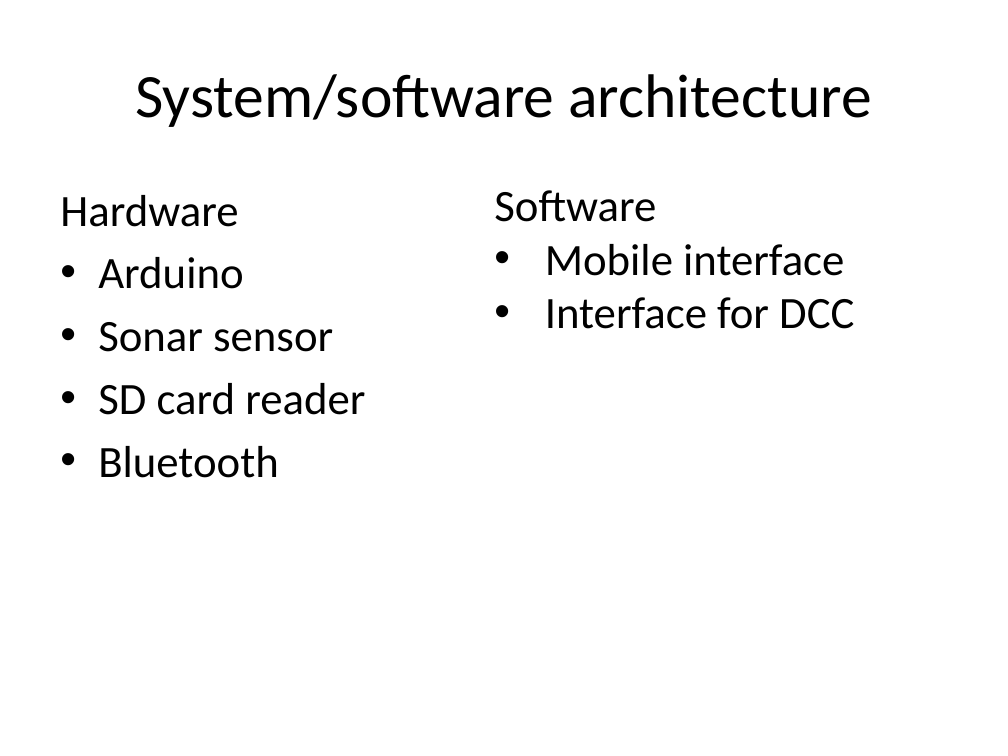
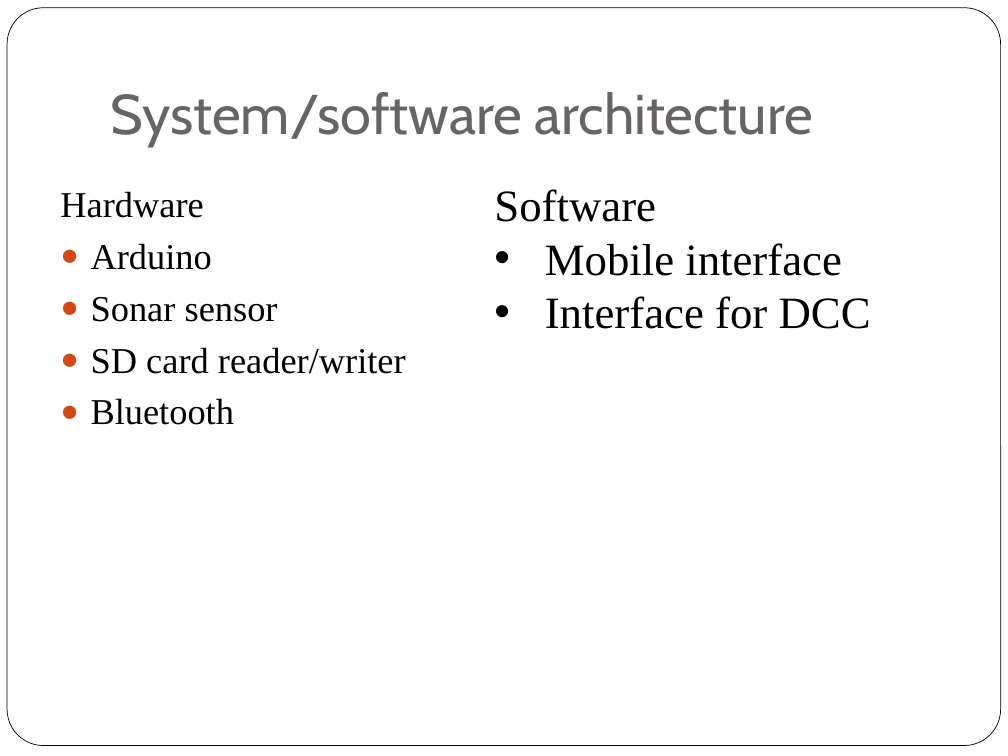
Before and after one commit to unverferthz/Project-2015, a slide deck: slide 5 of CZ Technical Defence.pptx. Drawn at 1008x756 pixels with LibreOffice and Linux fonts; fonts in the diff are those of the drawing. Boxes give left, top, right and bottom in pixels: in the first picture for what was removed or moved away, otherwise in the second. Text is boxed around its words. In the diff, an @@ line names an element or a change of style, - is before the commit and + after.

```diff
--- a/CZ Technical Defence.pptx
+++ b/CZ Technical Defence.pptx
@@ rounded rectangle added at box(7, 8, 1001, 746), fill #FFFFFF, outline #000000 0.5 pt @@
@@ title "System/software architecture": place and size @@
-title "System/software architecture" at box(135, 74, 871, 127)
+title "System/software architecture" at box(111, 92, 814, 147)
@@ title "System/software architecture" at box(111, 92, 814, 147): size 44 to 40 pt, font Calibri to Cabin, text colour #000000 to #696464; alignment centre to left; vertical alignment middle to bottom @@
@@ text "Software" at box(494, 189, 871, 329): font Calibri to Times New Roman @@
@@ text at box(60, 191, 278, 425): size 32 to 26 pt, font Calibri to Times New Roman in "Hardware", "Arduino", "Sonar sensor", "Bluetooth"; bullet • to ● @@
@@ text at box(91, 347, 406, 374): text changed; size 32 to 26 pt; font Calibri to Times New Roman @@
-• SD card reader
+● SD card reader/writer
```
Also in this commit, not shown: 7 other slides changed, 3 slides added, 1 slide removed, 1 other file.
